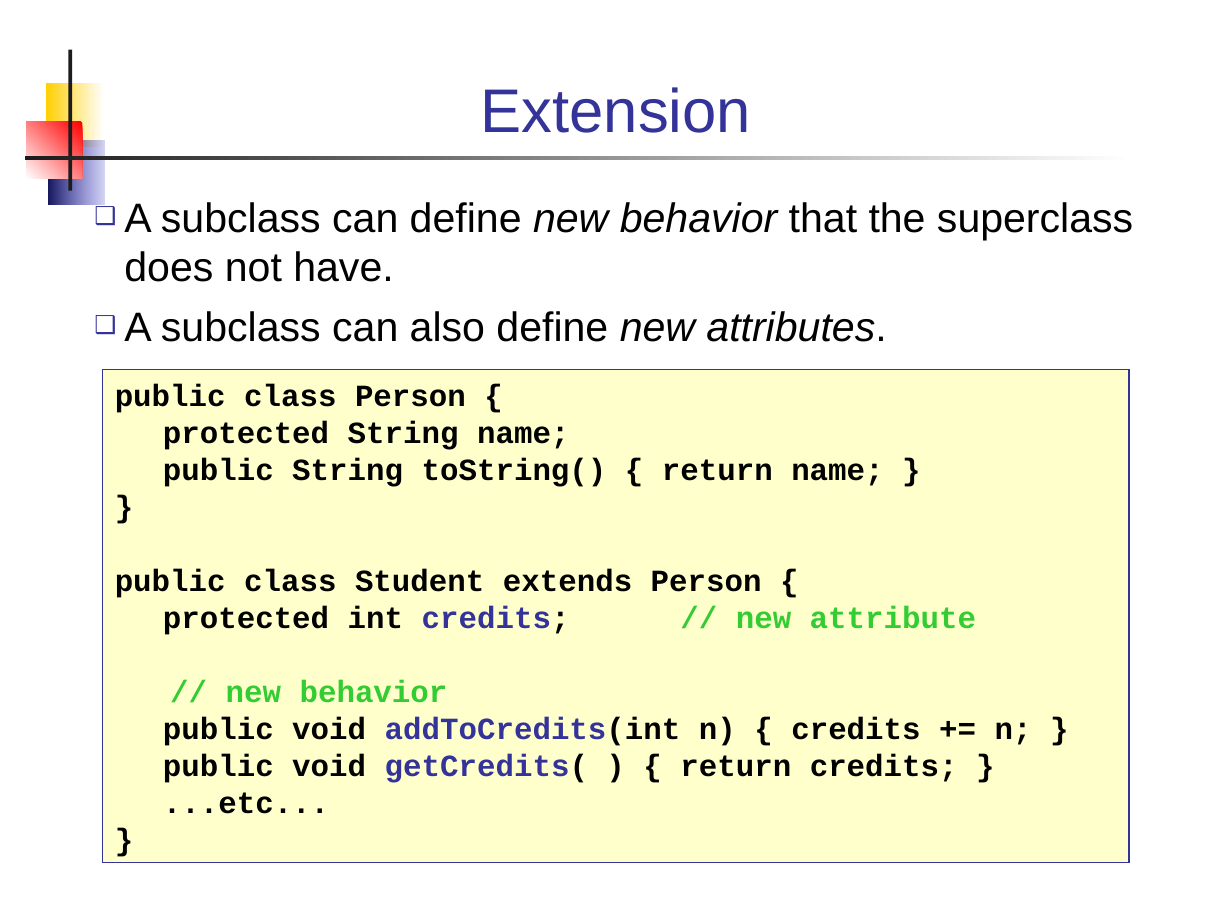
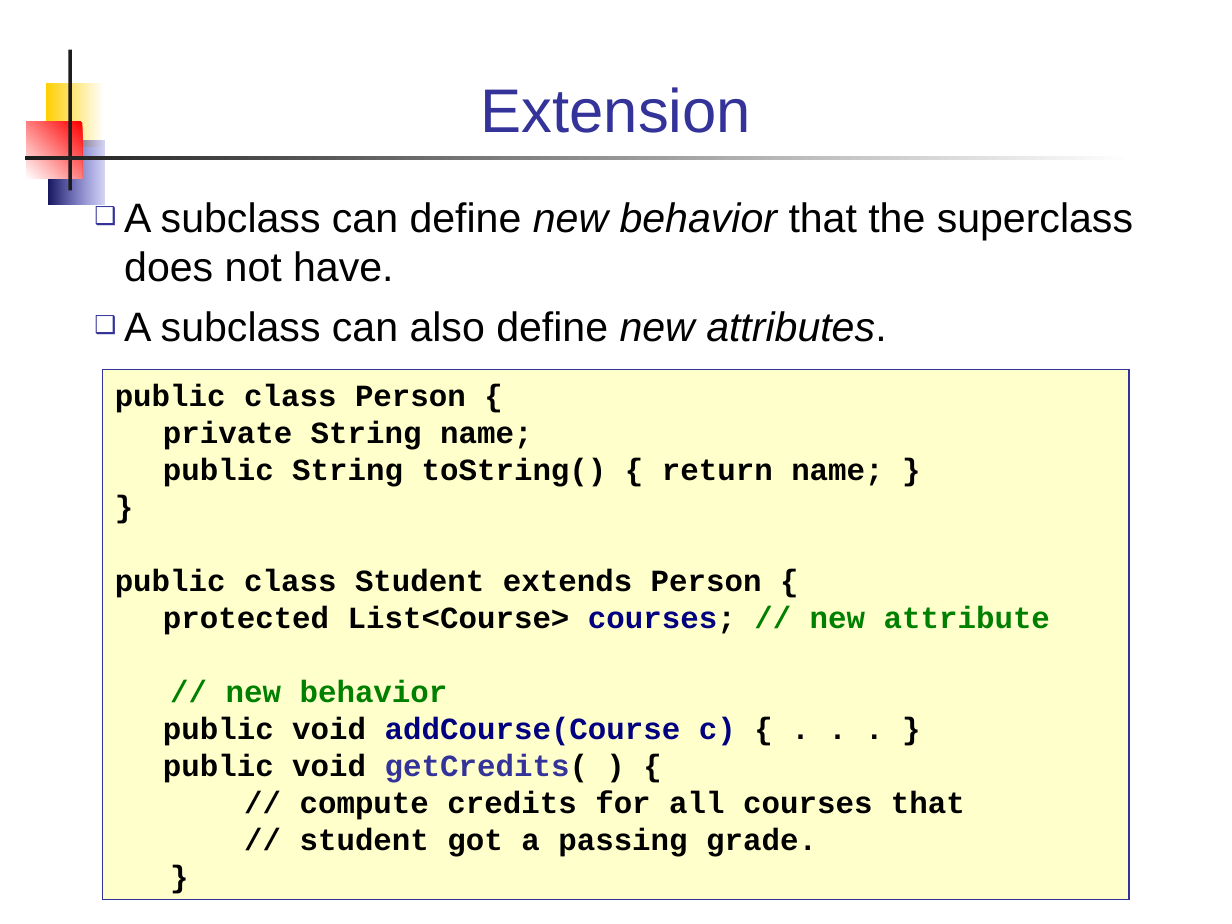
Before and after one commit to skeoop/skeoop.github.io, a slide deck: slide 14 of week4/Inheritance-2-Design.ppt (slide 15 before the commit). Drawn at 1232x924 pixels with LibreOffice and Linux fonts; fonts in the diff are those of the drawing. Boxes give left, top, right and bottom in pixels: in the first picture for what was removed or moved away, otherwise in the second. Text is boxed around its words. In the diff, an @@ line names an element or a change of style, - is before the commit and + after.

```diff
--- a/week4/Inheritance-2-Design.ppt
+++ b/week4/Inheritance-2-Design.ppt
@@ rectangle "public class Person {" resized from (x1=102, y1=370, x2=1129, y2=862) to (x1=102, y1=370, x2=1129, y2=899) @@
@@ text in rectangle at (x1=163, y1=421, x2=532, y2=450): text changed @@
-protected String name;
+private String name;
@@ text in rectangle at (x1=163, y1=606, x2=1050, y2=635): text changed; text colour #33CC33 to #000000 @@
-protected int credits; // new attribute
+protected List<Course> courses; // new attribute
@@ text in rectangle at (x1=226, y1=680, x2=448, y2=703): text colour #33CC33 to #008000 in "// new behavior" @@
@@ text in rectangle at (x1=163, y1=717, x2=965, y2=857): text changed @@
-public void addToCredits(int n) { credits += n; }
-public void getCredits( ) { return credits; }
-...etc...
+public void addCourse(Course c) { . . . }
+public void getCredits( ) {
+// compute credits for all courses that
+// student got a passing grade.
```
Also in this commit, not shown: 12 other slides changed, 2 slides added, 2 slides removed, 3 other files.
